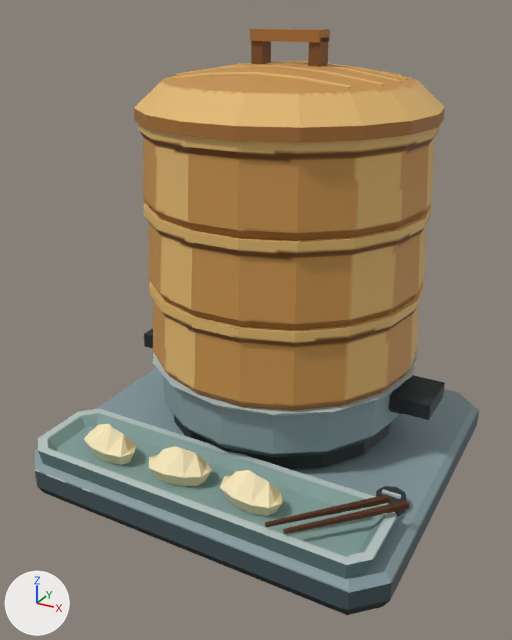
The FBX model art/equipment/DumplingSteamer/DumplingSteamer.fbx as it was, and as the next commit left it.
The view is the same before and after, from a 50 mm lens placed at (0.306, -0.583, 0.447), pointed at (-0.001, -0.023, 0.167). The axes (+X, +Y, +Z) are drawn at lower left. The lights are the same throughout. The older version comes first. Objects named as collision shapes, trigger or cutter boxes, shadow casters or lower levels of detail are left out. Where no turn or scale is listed for an object, it has been applied to the vertices.

The older version as bpy lines, for what is in view:
```python
me_dumplingsteamer_mesh_003 = bpy.data.meshes.new('DumplingSteamer_Mesh.003')
me_dumplingsteamer_mesh_003.from_pydata(...)  # 792 vertices, 1476 faces; spans x -0.192..0.192, y -0.177..0.179, z 0.0..0.43
me_dumplingsteamer_mesh_003.materials.append(mat_m_dumplingsteamer)  # picture img_t_dumplingsteamer_basecolor_png
ob_dumplingsteamer_body = bpy.data.objects.new('DumplingSteamer_Body', me_dumplingsteamer_mesh_003)
ob_dumplingsteamer_body.location = (0.0, 0.0, 0.0)
```
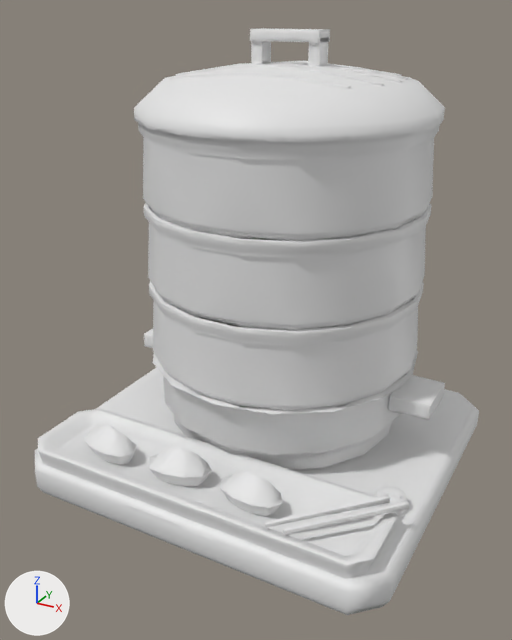
What differs and where, as boxes [x1, y1, x2, y2] in the pictures (512 x 640 px):
'DumplingSteamer_Body', recoloured (brown to grey): [35, 28, 479, 615] in both

The change, as a diff of the scene's bpy script:
```diff
--- a/art/equipment/DumplingSteamer/DumplingSteamer.fbx.py
+++ b/art/equipment/DumplingSteamer/DumplingSteamer.fbx.py
@@ img_t_dumplingsteamer_n_png @@
+img_t_dumplingsteamer_n_png = load_image('T_DumplingSteamer_N.png', 'T_DumplingSteamer_N.png', 512, 512, 'Non-Color')
@@ mat_dumplingsteamer_gamelook @@
+mat_dumplingsteamer_gamelook = bpy.data.materials.new('DumplingSteamer_GameLook')
+mat_dumplingsteamer_gamelook.use_nodes = True; mat_dumplingsteamer_gamelook.node_tree.nodes.clear()
+_N = mat_dumplingsteamer_gamelook.node_tree.nodes; _L = mat_dumplingsteamer_gamelook.node_tree.links
+n0 = _N.new('ShaderNodeBsdfPrincipled'); n0.name = 'Principled BSDF'
+n1 = _N.new('ShaderNodeOutputMaterial'); n1.name = 'Material Output'
+n2 = _N.new('ShaderNodeTexImage'); n2.name = 'Image Texture'
+n2.image = img_t_dumplingsteamer_n_png
+n3 = _N.new('ShaderNodeNormalMap'); n3.name = 'Normal Map'
+_L.new(n2.outputs[0], n3.inputs[1])  # 'Color' to 'Color'
+_L.new(n3.outputs[0], n0.inputs[5])  # 'Normal' to 'Normal'
+_L.new(n0.outputs[0], n1.inputs[0])  # 'BSDF' to 'Surface'
@@ me_dumplingsteamer_mesh_003 @@
 me_dumplingsteamer_mesh_003.from_pydata(...)  # 792 vertices, 1476 faces; spans x -0.192..0.192, y -0.177..0.179, z 0.0..0.43
-me_dumplingsteamer_mesh_003.materials.append(mat_m_dumplingsteamer)  # picture img_t_dumplingsteamer_basecolor_png
+me_dumplingsteamer_mesh_003.materials.append(mat_dumplingsteamer_gamelook)
```
